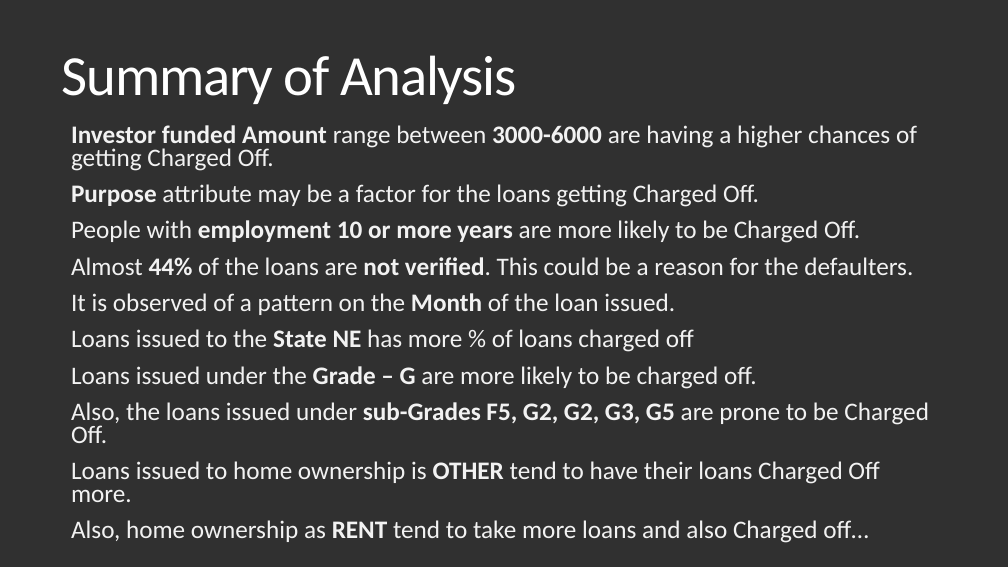
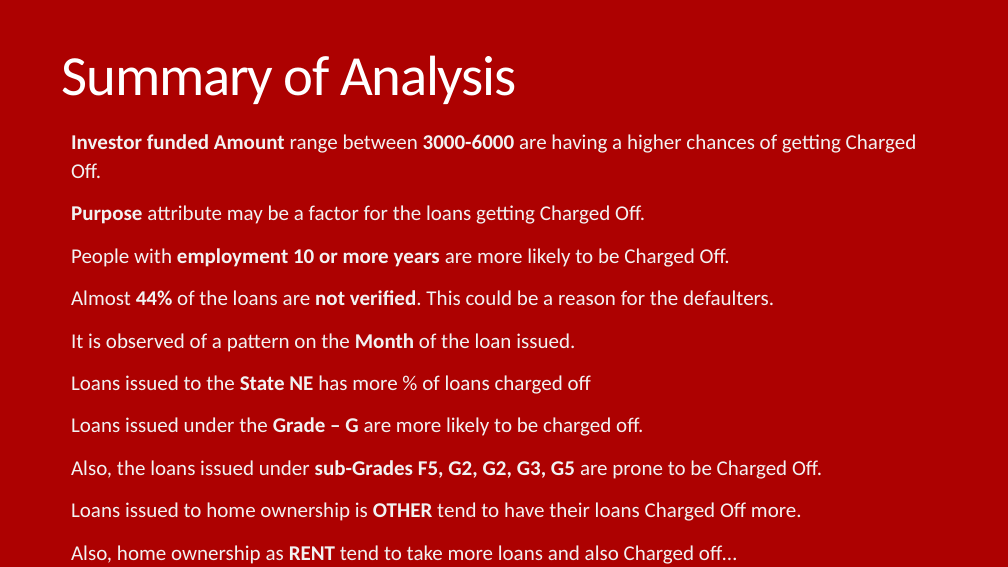
Before and after one commit to Vasista-Eranki/LendingClubCaseStudy, a slide deck: slide 21 of Lending Club Case Study.pptx. Drawn at 1008x567 pixels with LibreOffice and Linux fonts; fonts in the diff are those of the drawing. Boxes give left, top, right and bottom in pixels: in the first picture for what was removed or moved away, otherwise in the second. Text is boxed around its words. In the diff, an @@ line names an element or a change of style, - is before the commit and + after.

Commit message:
Updated Presentation

```diff
--- a/Lending Club Case Study.pptx
+++ b/Lending Club Case Study.pptx
@@ background #303030 to #AD0101 @@
@@ text "Investor funded Amount range between ..." at <box>71,134,917,521</box>: size 24 to 20 pt; line spacing 0.75 to 1.14 @@
```
Also in this commit, not shown: 14 slides added.
